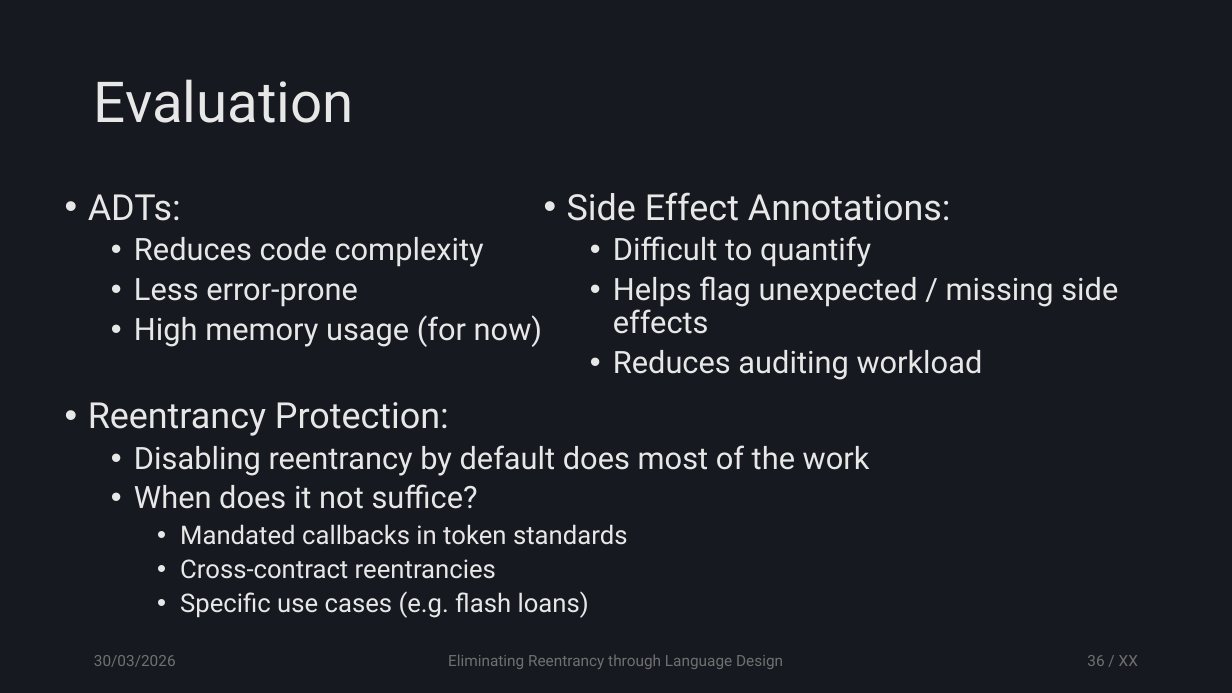
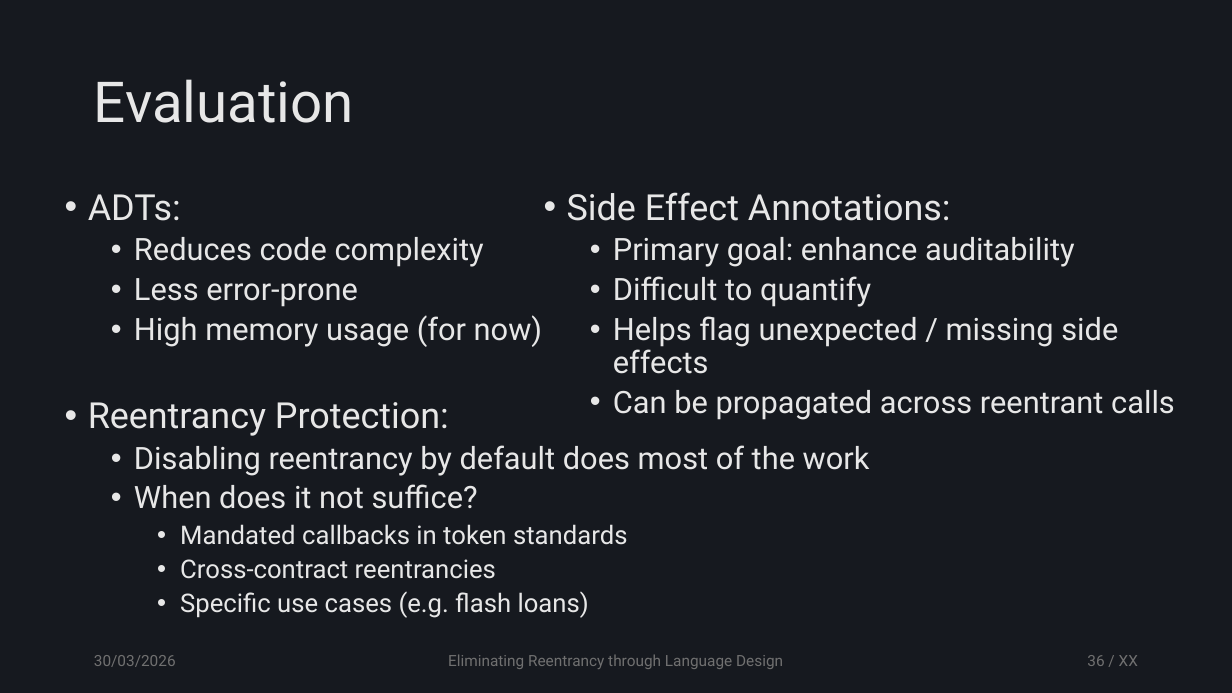
Before and after one commit to tzann/thesis, a slide deck: slide 36 of doc/presentation/Thesis.pptx. Drawn at 1232x693 pixels with LibreOffice and Linux fonts; fonts in the diff are those of the drawing. Boxes give left, top, right and bottom in pixels: in the first picture for what was removed or moved away, otherwise in the second. Text is boxed around its words. In the diff, an @@ line names an element or a change of style, - is before the commit and + after.

```diff
--- a/doc/presentation/Thesis.pptx
+++ b/doc/presentation/Thesis.pptx
@@ text at [613, 237, 1075, 267]: paragraph added @@
+  • Primary goal: enhance auditability
@@ text at [613, 390, 1175, 420]: text changed @@
-  • Reduces auditing workload
+  • Can be propagated across reentrant calls
```
Also in this commit, not shown: 3 other slides changed.
